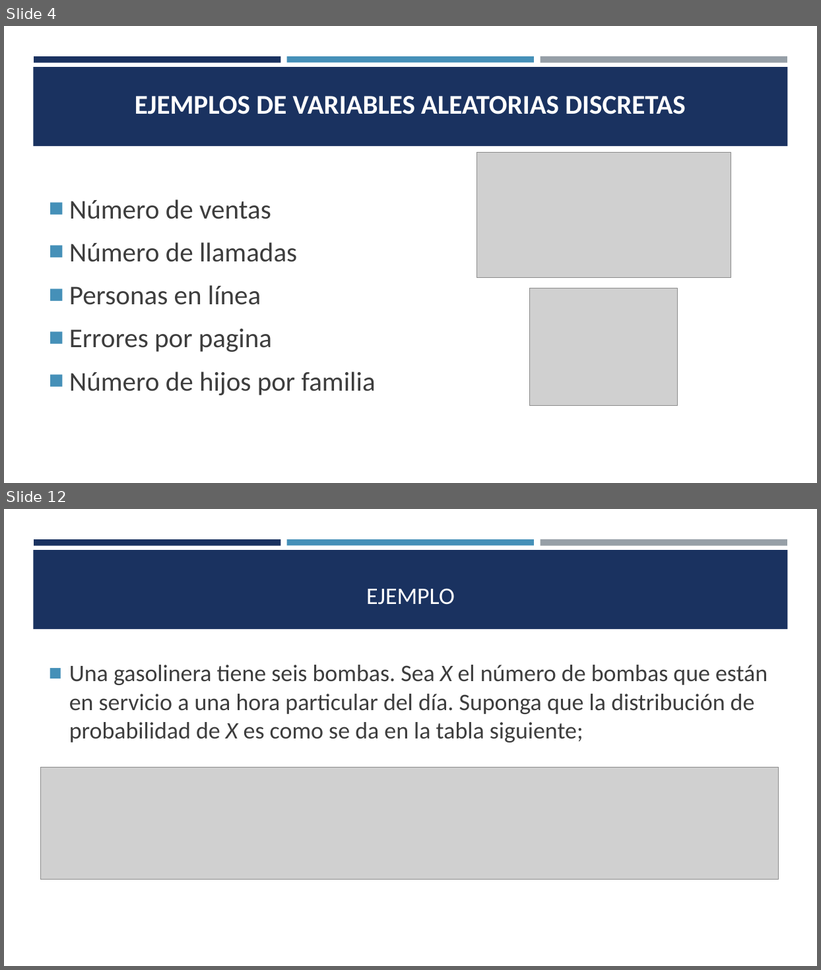
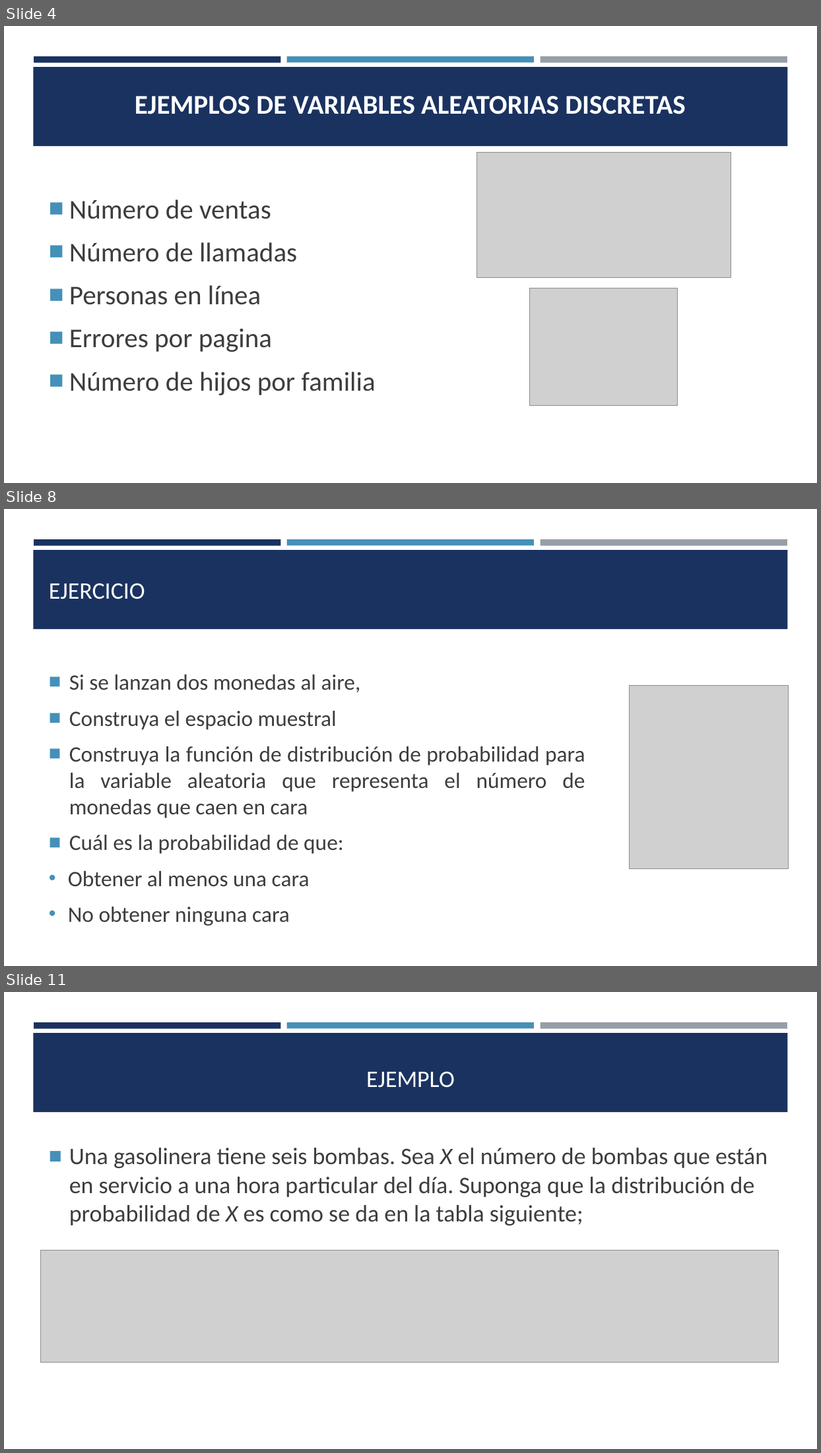
Before and after one commit to estadisticaITM/estadisticaITM.github.io, a slide deck: ITM_VAD_EBX.pptx. Shown one above the other, each under a label of ours: slides 4 and 12 before the commit, slides 4, 8 and 11 after it; the slides between them are not shown. The pictures are 821x970 and 821x1453 pixels, drawn with LibreOffice and Linux fonts; fonts in the diff are those of the drawing; grey boxes stand for pictures. Boxes give left, top, right and bottom in pixels: in the first picture for what was removed or moved away, otherwise in the second. Text is boxed around its words. In the diff, an @@ line names an element or a change of style, - is before the commit and + after.

```diff
--- a/ITM_VAD_EBX.pptx
+++ b/ITM_VAD_EBX.pptx
@@ slide 8 added at <box>4,509,817,966</box>, background #FFFFFF; not listed: 4 template elements that a slide beside it also shows @@
@@ title added at <box>49,583,145,599</box>, 28 pt, text #FFFFFF @@
+EJERCICIO
@@ text added at <box>68,675,585,926</box>, 26 pt, text #3D3D3D @@
+■ Si se lanzan dos monedas al aire,
+■ Construya el espacio muestral
+■ Construya la función de distribución de probabilidad para la variable aleatoria que representa el número de monedas que caen en cara
+■ Cuál es la probabilidad de que:
+• Obtener al menos una cara
+• No obtener ninguna cara
@@ picture added at <box>629,685,788,869</box> @@
@@ what was slide 12 is now slide 11 @@
```
Also in this commit, not shown: 5 slides changed, 2 other slides added, 4 slides removed, 11 other files.
